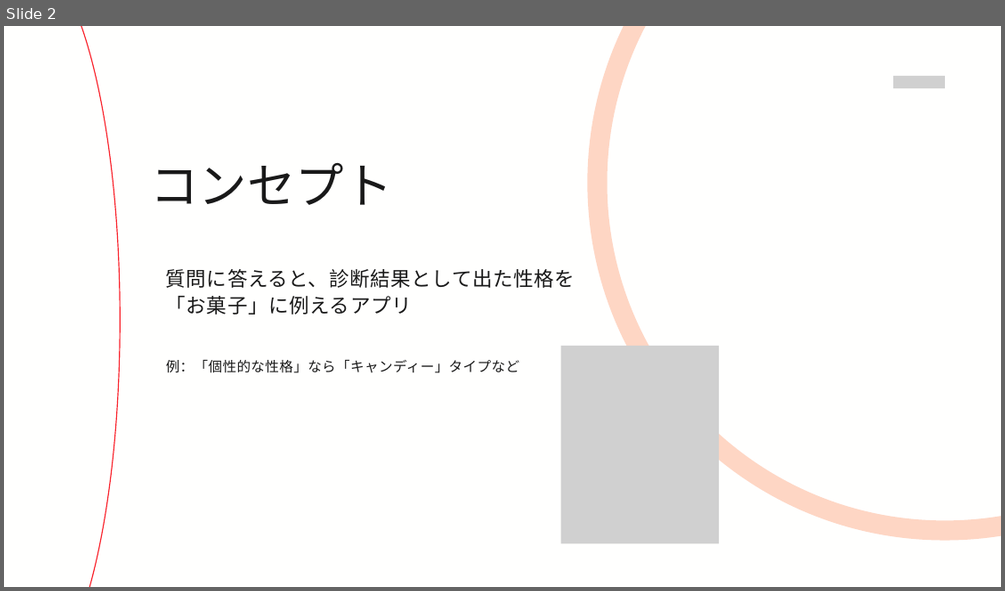
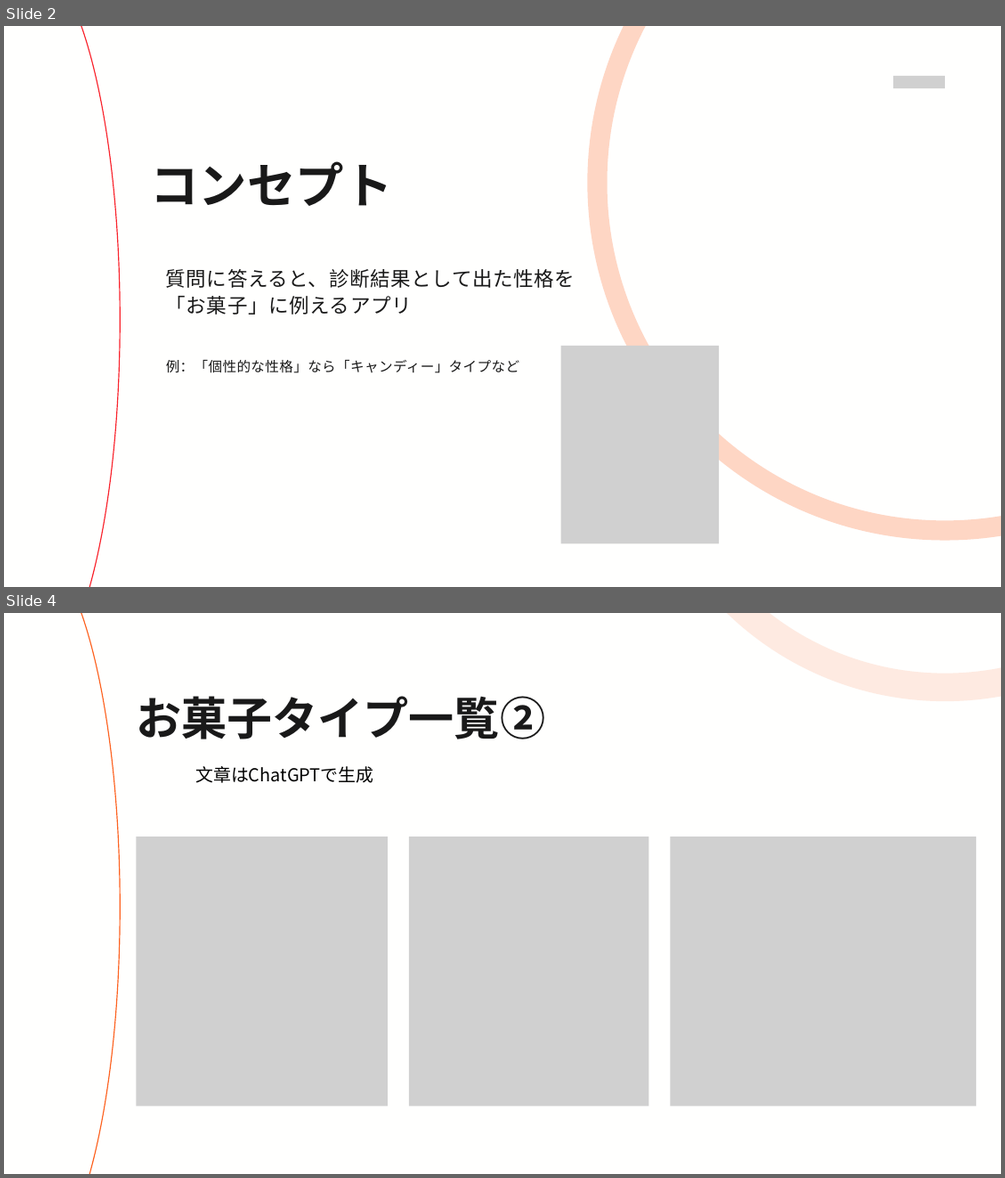
Before and after one commit to runam00/flutterMock, a slide deck: プレゼン資料.pptx. Shown one above the other, each under a label of ours: slide 2 before the commit, slides 2 and 4 after it; the slides between them are not shown. The pictures are 1005x591 and 1005x1178 pixels, drawn with LibreOffice and Linux fonts; fonts in the diff are those of the drawing; grey boxes stand for pictures. Boxes give left, top, right and bottom in pixels: in the first picture for what was removed or moved away, otherwise in the second. Text is boxed around its words. In the diff, an @@ line names an element or a change of style, - is before the commit and + after.

```diff
--- a/プレゼン資料.pptx
+++ b/プレゼン資料.pptx
@@ slide 4 added at bbox=[4, 613, 1001, 1174], background #FFFFFE @@
@@ freeform shape added at bbox=[4, 613, 120, 1174], outline #FD6220 1.5 pt @@
@@ freeform shape added at bbox=[645, 613, 1001, 687], outline #FD6220 40.5 pt @@
@@ text added at bbox=[136, 696, 545, 739], 65.7 pt, text #191919, bold @@
+お菓子タイプ一覧②
@@ text added at bbox=[195, 766, 373, 783], 25.6 pt, text #000000 @@
+文章はChatGPTで生成
@@ picture added at bbox=[136, 836, 388, 1106] @@
@@ picture added at bbox=[409, 836, 648, 1106] @@
@@ picture added at bbox=[670, 836, 976, 1106] @@
@@ slide 2 changed as well @@
@@ text "コンセプト" at bbox=[151, 161, 393, 206]: font Calibri to Noto Sans CJK JP, bold on @@
```
Also in this commit, not shown: 6 other slides changed, 7 other slides added.
